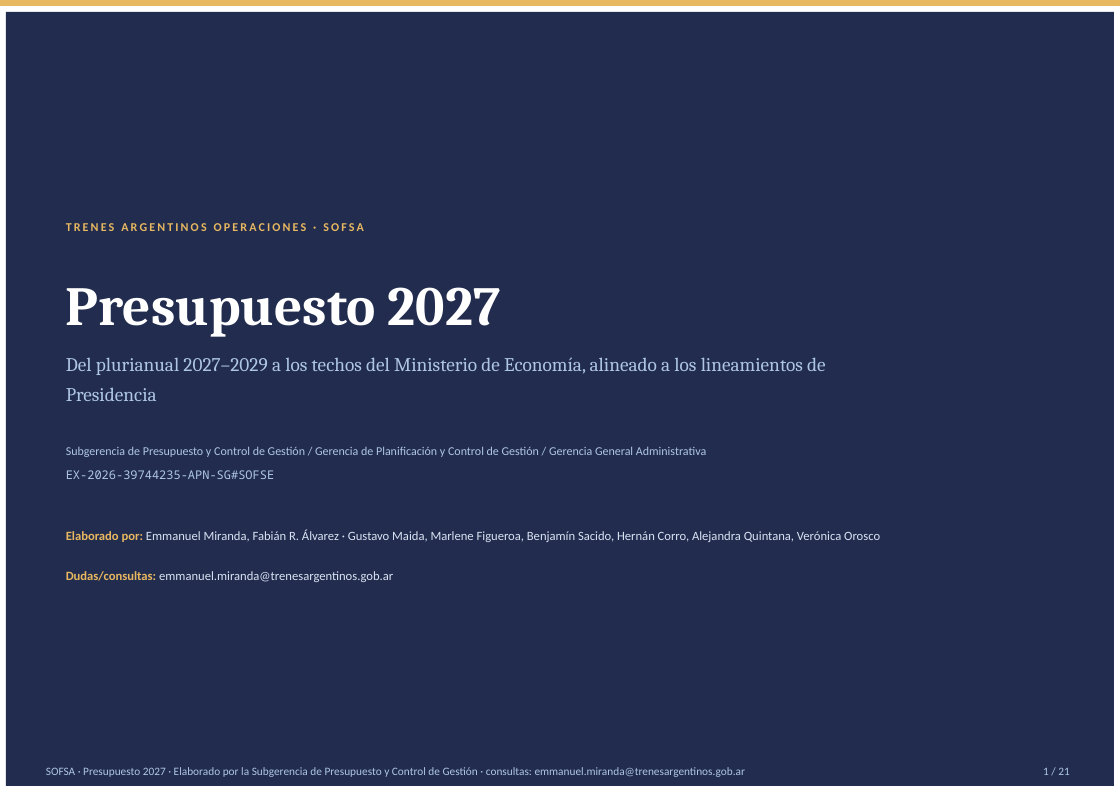
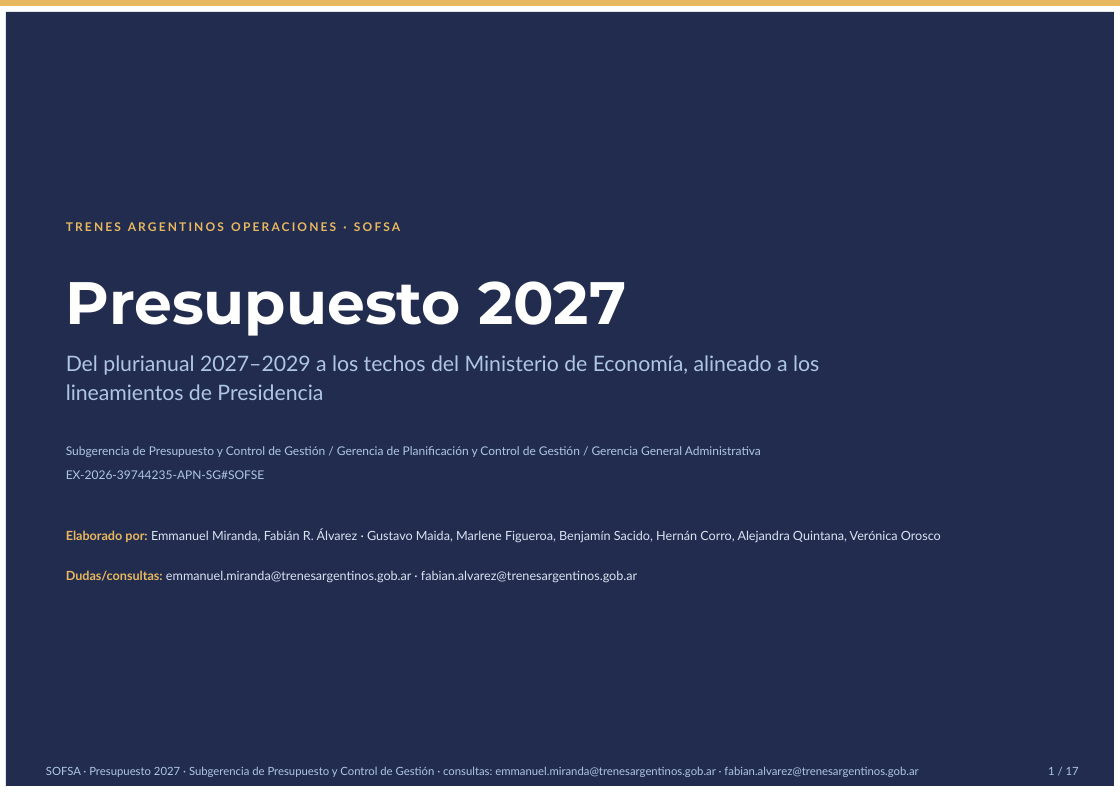
Before and after one commit to emiranda028/pluri_sofsa, a slide deck: slide 1 of Presupuesto_2027_SOFSA_presentacion.pptx. Drawn at 1120x792 pixels with LibreOffice and Linux fonts; fonts in the diff are those of the drawing. Boxes give left, top, right and bottom in pixels: in the first picture for what was removed or moved away, otherwise in the second. Text is boxed around its words. In the diff, an @@ line names an element or a change of style, - is before the commit and + after.

```diff
--- a/Presupuesto_2027_SOFSA_presentacion.pptx
+++ b/Presupuesto_2027_SOFSA_presentacion.pptx
@@ text "Presupuesto 2027" at [66,281,626,336]: size 41.5 to 45 pt, font Cambria to Montserrat @@
@@ text "Del plurianual 2027–2029 a los ..." at [66,355,819,400]: size 14.5 to 16 pt, font Cambria to Lato @@
@@ text "EX-2026-39744235-APN-SG#SOFSE" at [66,470,264,479]: font Noto Sans Mono to Lato @@
@@ font Calibri to Lato in 3 elements at [66,222,400,231], [66,446,761,457], [66,529,941,543] @@
@@ text at [66,570,637,583]: text changed; font Calibri to Lato @@
-Dudas/consultas: emmanuel.miranda@trenesargentinos.gob.ar
+Dudas/consultas: emmanuel.miranda@trenesargentinos.gob.ar · fabian.alvarez@trenesargentinos.gob.ar
@@ text at [46,766,918,777]: text changed; font Calibri to Lato @@
-SOFSA · Presupuesto 2027 · Elaborado por la Subgerencia de Presupuesto y Control de Gestión · consultas: emmanuel.miranda@trenesargentinos.gob.ar
+SOFSA · Presupuesto 2027 · Subgerencia de Presupuesto y Control de Gestión · consultas: emmanuel.miranda@trenesargentinos.gob.ar · fabian.alvarez@trenesargentinos.gob.ar
@@ text at [1048,767,1079,775]: text changed; font Calibri to Lato @@
-1 / 21
+1 / 17
```
Also in this commit, not shown: 16 other slides changed, 4 slides removed, 3 other files.
